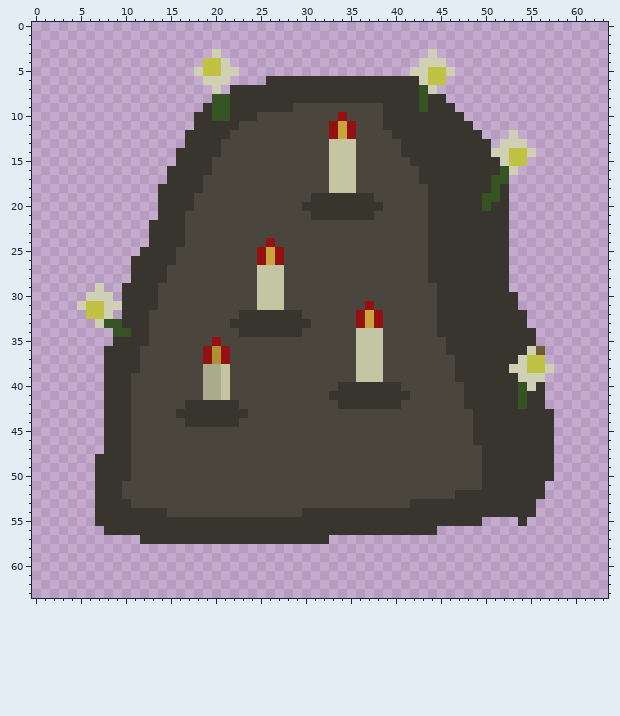
One commit to this pixel-art sprite: src/resources/gfx/dungeon/elements/potato/obstacle.png. Above, as it was before the edit.
The file is 64x64 pixels. Pixels under 10% opacity are left out. Colours within 5 levels of each other are drawn and written as one.
After the commit:
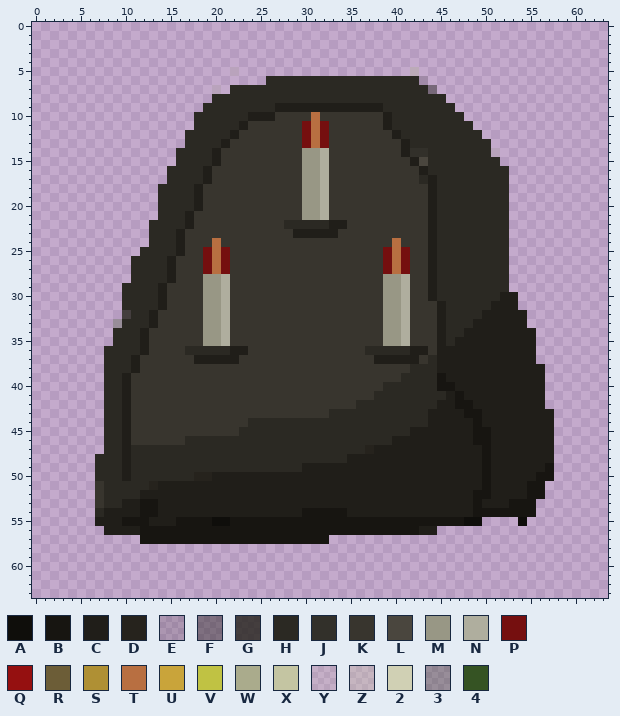
Palette (. is transparent): A #0f0e0b  B #171511  C #201e19  D #26231d  E #2b292328  F #2b292373  G #2b2923d6  H #2b2923  J #32302a  K #38352e  L #4a463e  M #989785  N #afae9e  P #750f0f  Q #951010  R #6c5d37  S #af9034  T #b86f41  U #c9a43a  V #c0c243  W #aaab8c  X #c4c5a2  Y #c9c9aa29  Z #c9c9aa57  2 #d0d0b4  3 #29451949  4 #355323
The author wrote: Redesign of obstable for potato
Change:
Changed rows in their new state; - is an unchanged pixel.
first column x 5:
 3 ---------------.-----------------------.-------------
 4 --------------...---------------------...------------
 5 -------------....Y-------------------Z....-----------
 6 --------------...----HHHHHHHHHHHHHHHHHE..------------
 7 ---------------Y-HHHHHHHHHHHHHHHHHHHHHHF-------------
 8 ---------------HHHHHHHHHHHHHHHHHHHHHHHHHH------------
 9 --------------HHHHHHHHCCCCCCCCCCCCHHHHHHHH-----------
10 -------------HHHHHHCCCKKKKTKKKKKKKCHHHHHHHH----------
11 -------------HHHHHCKKKKKKPTPKKKKKKCHHHHHHHHH---------
12 ------------HHHHHCKKKKKKKPTPKKKKKKKCHHHHHHHHH---.----
13 ------------HHHHCKKKKKKKKPTPKKKKKKKKCHHHHHHHHH-...---
14 -----------HHHHCKKKKKKKKKMMNKKKKKKKKCJJHHHHHHHY....--
15 -----------HHHHCKKKKKKKKKMMNKKKKKKKKKCLHHHHHHHH...---
16 ----------HHHHCKKKKKKKKKKMMNKKKKKKKKKKCHHHHHHHHH.----
17 ----------HHHHCKKKKKKKKKKMMNKKKKKKKKKKHCHHHHHHHH-----
18 ---------HHHHCKKKKKKKKKKKMMNKKKKKKKKKKKCHHHHHHHH-----
19 ---------HHHHCKKKKKKKKKKKMMN-----KKKKKKCHHHHHHHH-----
20 ---------HHHHCKKKKKKKKKKKMMN------KKKKKCHHHHHHHH-----
21 ---------HHHCKKKKKKKKKKKKMMN-----KKKKKKCHHHHHHHH-----
22 --------HHHHCKKKKKKKKKKHHHHHCCKKKKKKKKKCHHHHHHHH-----
23 --------HHHCKKKKKKKKKKKKCCCCCKKKKKKKKKKCHHHHHHHH-----
24 --------HHHCKKKTKKKKKKKKKKKKKKKKKKKTKKKCHHHHHHHH-----
25 -------HHHHCKKPTPKKKKKKKKKKKKKKKKKPTPKKCHHHHHHHH-----
26 ------HHHHCKKKPTPKKKKKKKKKKKKKKKKKPTPKKCHHHHHHHH-----
27 ------HHHHCKKKPTPKKKKKKKKKKKKKKKKKPTPKKCHHHHHHHH-----
28 ------HHHHCKKKMMNKKKKKKKKKKKKKKKKKMMNKKCHHHHHHHH-----
29 --.--HHHHCKKKKMMNKKKKKKKKKKKKKKKKKMMNKKCHHHHHHHH-----
30 -...-HHHHCKKKKMMNKKKKKKKKKKKKKKKKKMMNKKCHHHHHHHCC----
31 .....HHHHCKKKKMMNKKKKKKKKKKKKKKKKKMMNKKKCHHHHHCCC----
32 -...-GHHCKKKKKMMNK-------KKKKKKKKKMMNKKKCHHHHCCCCC---
33 --..3HHHCKKKKKMMN---------KKKKKKKKMMNKKKCHHHCCCCCC---
34 ----HHHCKKKKKKMMNK-------KKKKKKKKKMMNKKKCHHCCCCCCCC--
35 ----HHHCKKKKKKMMNKKKKKKKKKKKKKKKKKMMNKKKCHCCCCCCCCC--
36 ---HHHHCKKKKHHHHHCCKKKKKKKKKKKKKHHHHHCCKCCCCCCCCCCC.-
37 ---HHHCKKKKKKCCCCCKKKKKKKKKKKKKKKCCCCCKHCCCCCCCCCCC.-
38 ---HHHCKKKKKKKKKKKKKKKKKKKKKKKKKKKKKKHHHCCCCCCCCCCCC.
39 ---HHCKKKKKKKKKKKKKKKKKKKKKKKKKKKKKKHHHHBCCCCCCCCCCC-
40 ---HHCKKKKKKKKKKKKKKKKKKKKKKK-----HHHHHHBBCCCCCCCCCC-
41 ---HHCKKKKKKKKKKKKKKKKKKKKKK-----HHHHHHHHCBCCCCCCCCC-
42 ---HHCKKKKKK------KKKKKKKKKKK--HHHHHHHHHCCBBCCCCCCCC-
43 ---HHCKKKKK--------KKKKKKKKKHHHHHHHHHHHCCCCBBCCCCCCCC
44 ---HHCKKKKKK------KHHHHHHHHHHHHHHHHHHHHCCCCCBCCCCCCCC
45 ---HHCKKKKKKKKKKKKHHHHHHHHHHHHHHHHHHHCCCCCCCBBCCCCCCC
46 ---HHCKKKKKKHHHHHHHHHHHHHHHHHHHHHHHCCCCCCCCCBBCCCCCCC
47 ---HHCHHHHHHHHHHHHHHHHHHHHHHHHHHDCCCCCCCCCCCCBCCCCCCC
48 --HHHCHHHHHHHHHHHHHHHHHHHHHHHHCCCCCCCCCCCCCCCBCCCCCCC
49 --HHHCHHHHHHHHHHHHHHHHHHHCCCCCCCCCCCCCCCCCCCCBCCCCCCB
50 --HHHCHHHHHHHDDCCCCCCCCCCCCCCCCCCCCCCCCCCCCCCBCCCCCBB
51 ---HHHHHDCCCCCCCCCCCCCCCCCCCCCCCCCCCCCCCCCCCCBCCCCBB-
52 ---HHHHCCCCCCCCCCCCCCCCCCCCCCCCCCCCCCCCCCCCCBBCCCCBB-
53 ---HHCCBBCCCCCCCCCCCCCCCCCCCCCCCCCCCCCCCCCCCBCCCBBB--
54 --HCCCCBBCCCCCCCCCCCCCCCCBBBBBCCCCCCCCCCCCCCBBBBBBB--
55 --CCCBBBCCCBBBBAABBBBBBBBBBBBBBBBBBBBBBBBBBAA----A---
56 ---CCCCBBBBBBBBBBBBBBBBBBBBBBBBBBBBBBBCC-------------
57 -------BBBBBBBBBBBBBBBBBBBBB-------------------------
